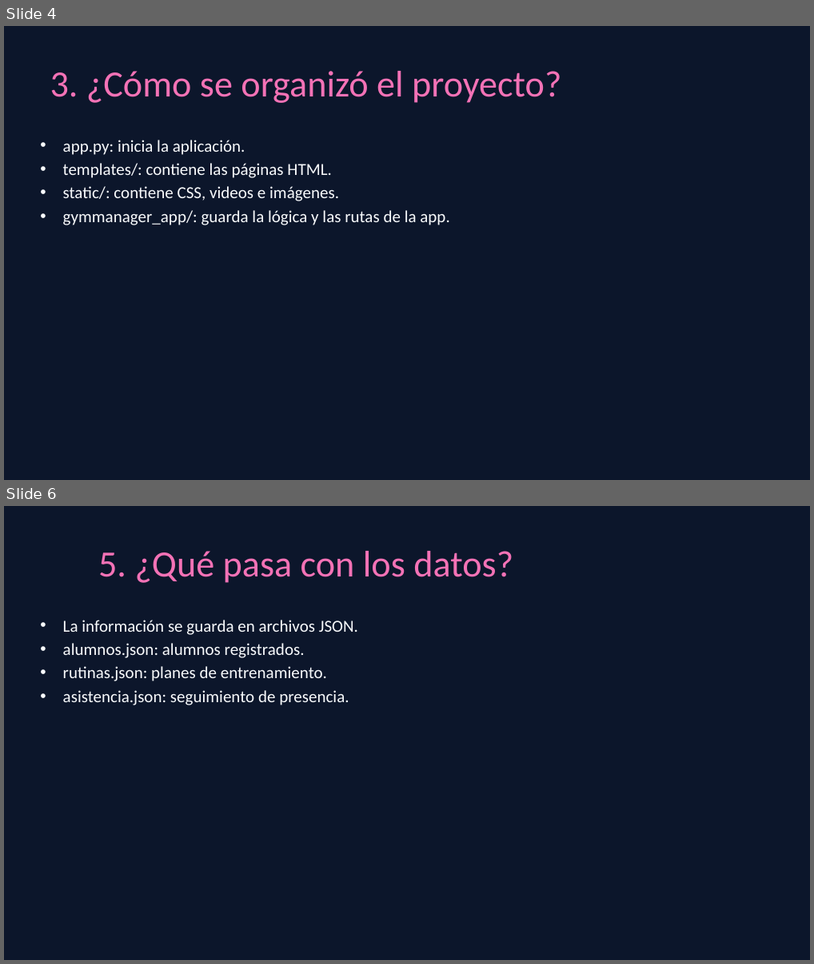
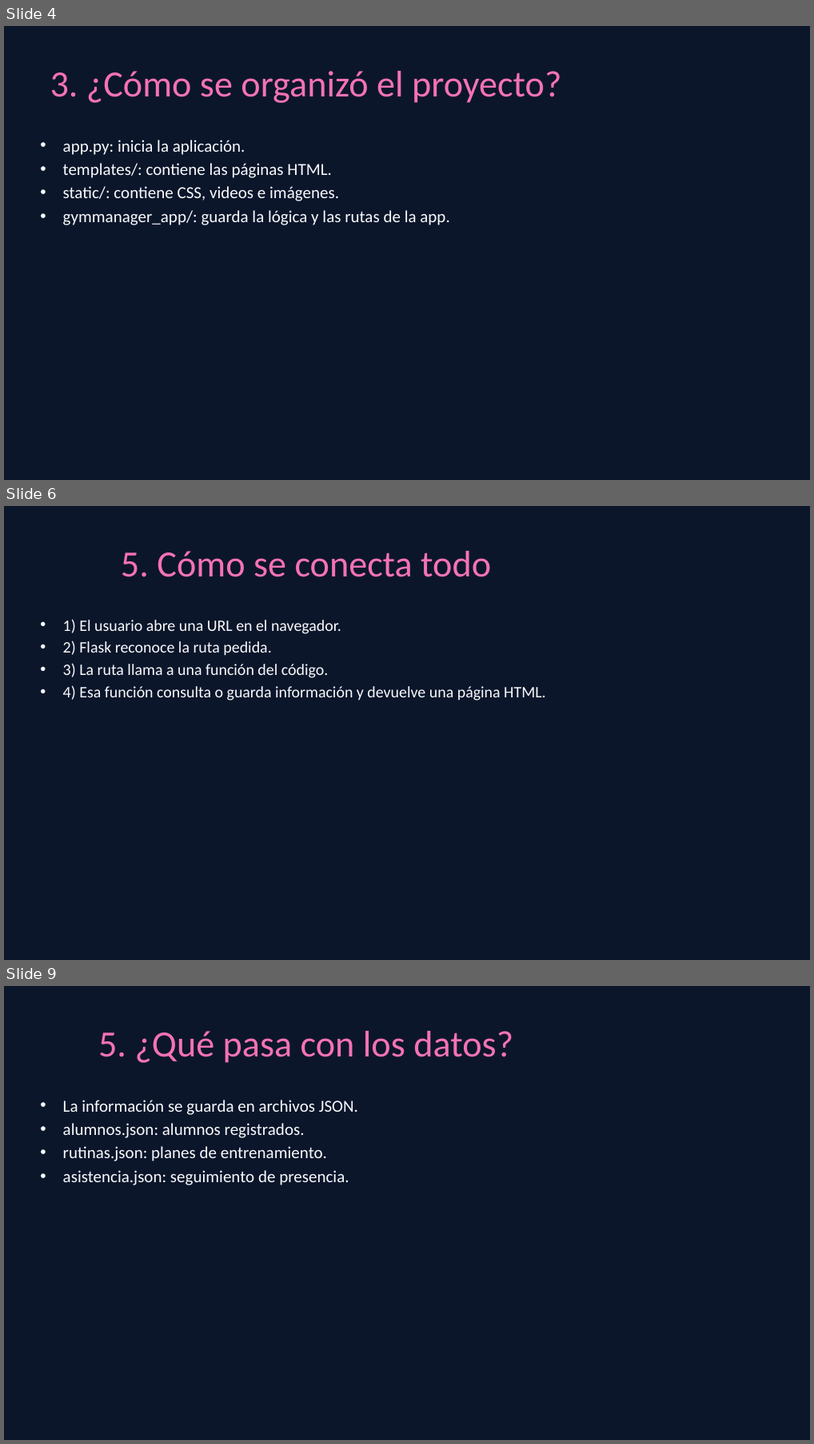
Before and after one commit to annitabromberg/gymmanager, a slide deck: presentacion/gymmanager_presentacion.pptx. Shown one above the other, each under a label of ours: slides 4 and 6 before the commit, slides 4, 6 and 9 after it; the slides between them are not shown. The pictures are 814x964 and 814x1444 pixels, drawn with LibreOffice and Linux fonts; fonts in the diff are those of the drawing. Boxes give left, top, right and bottom in pixels: in the first picture for what was removed or moved away, otherwise in the second. Text is boxed around its words. In the diff, an @@ line names an element or a change of style, - is before the commit and + after.

```diff
--- a/presentacion/gymmanager_presentacion.pptx
+++ b/presentacion/gymmanager_presentacion.pptx
@@ slide 6 added at <box>4,506,810,960</box>, background #0C162B @@
@@ title added at <box>121,551,491,577</box>, 44 pt, text #F472B6 @@
+5. Cómo se conecta todo
@@ text added at <box>63,619,546,700</box>, 19 pt, text #F8FAFC @@
+• 1) El usuario abre una URL en el navegador.
+• 2) Flask reconoce la ruta pedida.
+• 3) La ruta llama a una función del código.
+• 4) Esa función consulta o guarda información y devuelve una página HTML.
@@ what was slide 6 is now slide 9 @@
```
Also in this commit, not shown: 1 slide changed, 2 other slides added, 6 other files.
